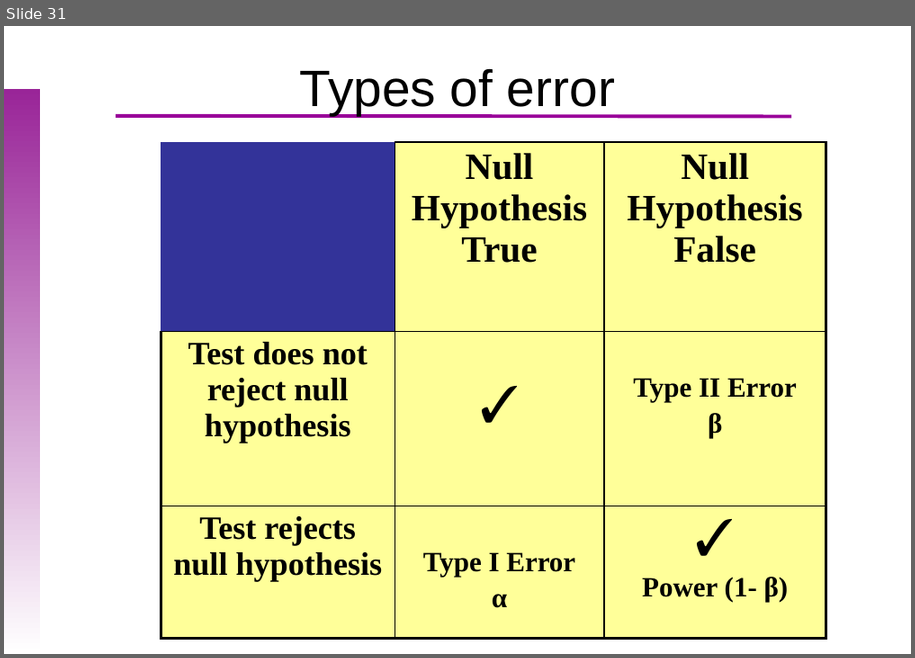
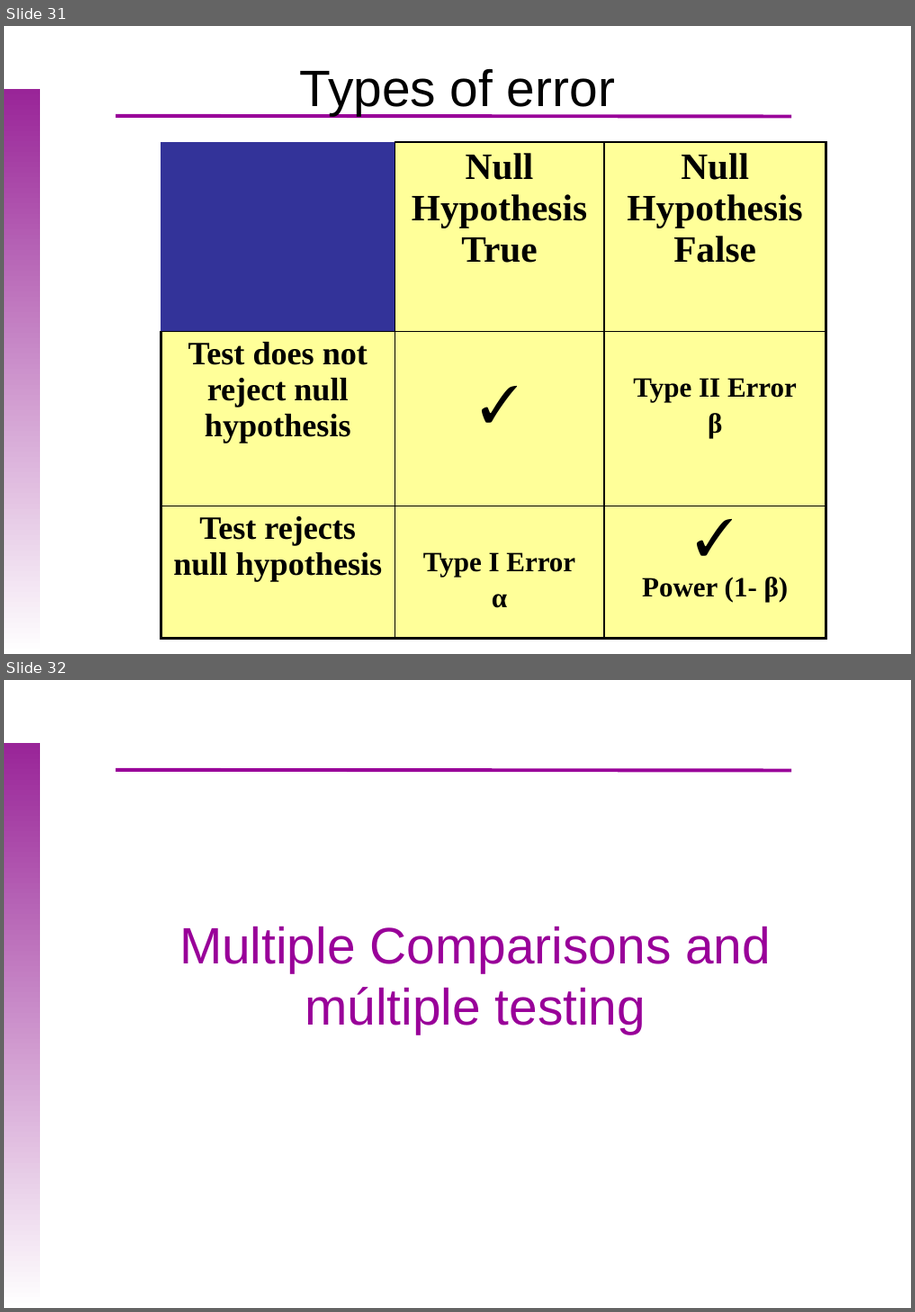
Before and after one commit to uebvhir/Course_Basic_Statistics_2019, a slide deck: Sessio_6/EBB_2018_Session_6_Hypothesis_tests.pptx. Shown one above the other, each under a label of ours: slide 31 before the commit, slides 31 and 32 after it. The pictures are 915x658 and 915x1312 pixels, drawn with LibreOffice and Linux fonts; fonts in the diff are those of the drawing; background and template pictures are left out. Boxes give left, top, right and bottom in pixels: in the first picture for what was removed or moved away, otherwise in the second. Text is boxed around its words. In the diff, an @@ line names an element or a change of style, - is before the commit and + after.

```diff
--- a/Sessio_6/EBB_2018_Session_6_Hypothesis_tests.pptx
+++ b/Sessio_6/EBB_2018_Session_6_Hypothesis_tests.pptx
@@ slide 32 added at (x1=4, y1=680, x2=911, y2=1308), background picture (left out); not listed: 2 template elements that a slide beside it also shows @@
@@ text added at (x1=180, y1=926, x2=771, y2=1034), 44 pt, text #990099 @@
+Multiple Comparisons and múltiple testing
```
Also in this commit, not shown: 5 slides changed, 7 other slides added, 2 slides removed, 15 other files.
